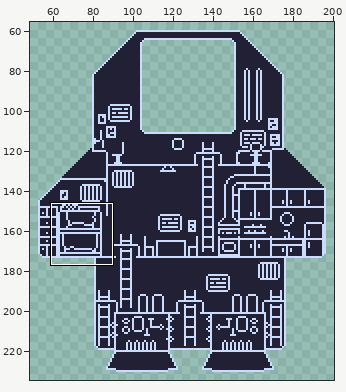
File history of a pixel-art file, Assets/Sprites/Ship.aseprite. Above, an overview of the earlier version with the close-up marked.
Close-up. First the earlier version:
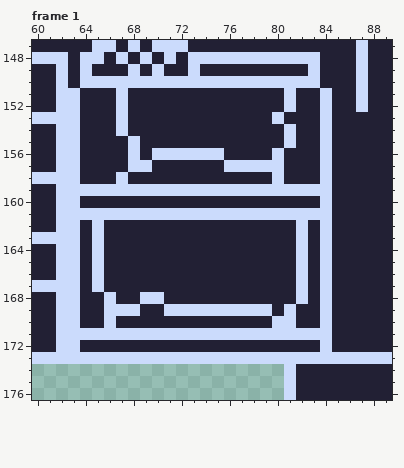
256x256 pixels, 2 frames. Shown: frame 1: x 60..89, y 147..176. The wide view leaves out empty margins.
Once edited:
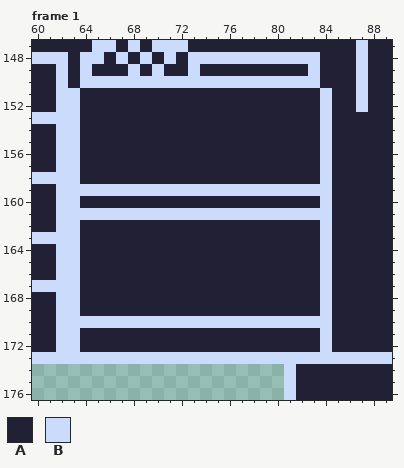
Palette (. is transparent): A #222034  B #cbdbfc
The edit:
Frame 1, layer "Furniture":
y 151..152: x 67 B -> A; x 81 B -> A
y 153: x 67 B -> A; x 80 B -> A
y 154: x 67 B -> A; x 81 B -> A
y 155: x 68 B -> A; x 81 B -> A
y 156: x 68 B -> A; x 70..75 BBBBBB -> AAAAAA; x 80 B -> A
y 157: x 68..69 BB -> AA; x 76..80 BBBBB -> AAAAA
y 158: x 67 B -> A; x 80 B -> A
y 162..167: x 65 B -> A; x 82 B -> A
y 168: x 66 B -> A; x 69..70 BB -> AA; x 82 B -> A
y 169: x 66..68 BBB -> AAA; x 71..79 BBBBBBBBB -> AAAAAAAAA; x 81 B -> A
y 170: x 64..65 AA -> BB; x 67..79 AAAAAAAAAAAAA -> BBBBBBBBBBBBB; x 82..83 AA -> BB
y 171: x 64..83 BBBBBBBBBBBBBBBBBBBB -> AAAAAAAAAAAAAAAAAAAA
Changed places in both close-ups, as pixel boxes (x1, y1, x2, y2):
changed: (116, 88, 296, 184)
changed: (80, 220, 320, 340)
